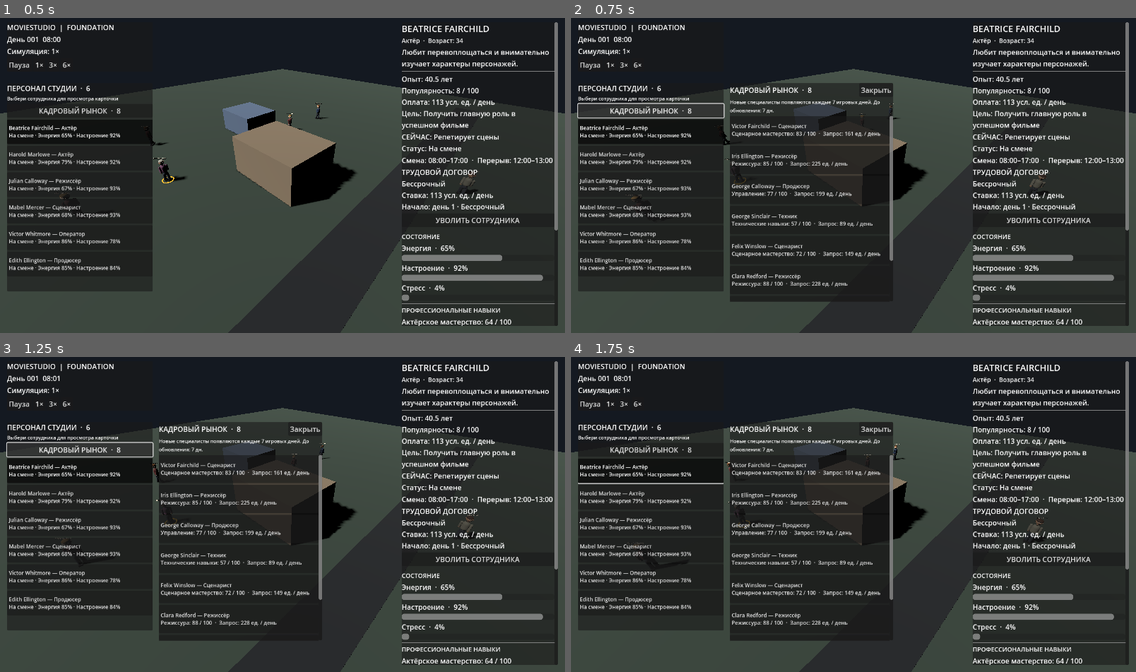
Above: before the commit, frames 1-4 (two rows, left to right).
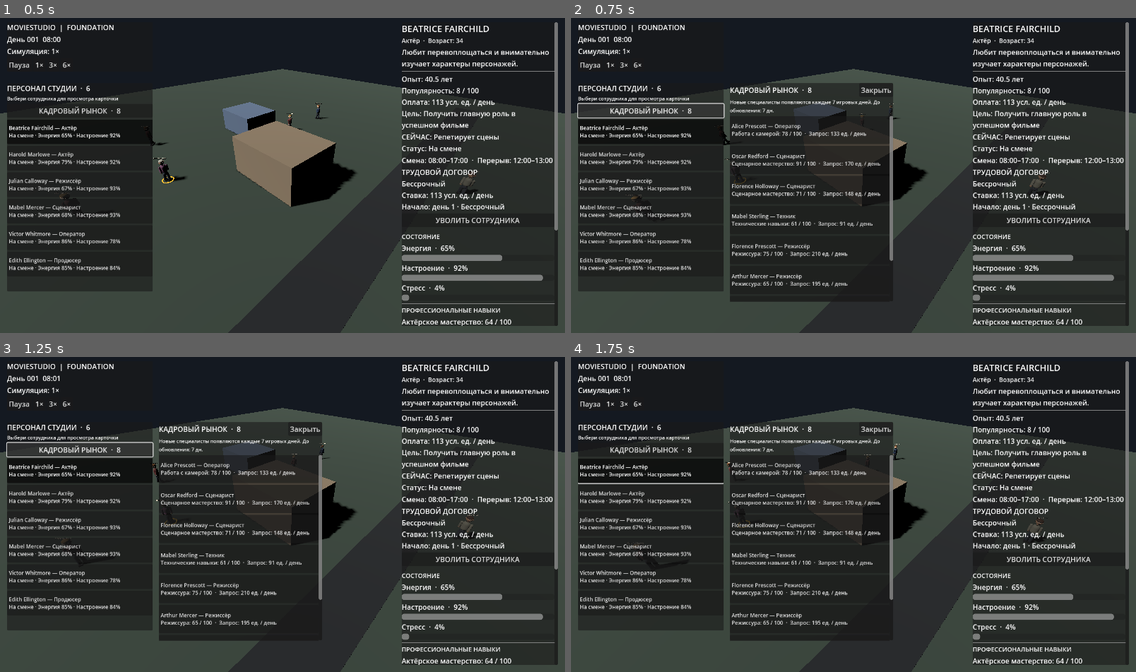
Above: after the commit, the same moments.

Repository: Teft3lb/MovieStudio
Game: Godot game, scene res://scenes/main.tscn
Two runs of this game, one before a commit and one after it. Both use one fixed random seed, a clock stepped at 60 frames per second and the inputs below.
Inputs:
- Up to frame 1 (0.5 s): no input
- Up to frame 2 (0.75 s): click "КАДРОВЫЙ РЫНОК · 8" at 0.5 s
- Up to frame 3 (1.25 s): no input
- Up to frame 4 (1.75 s): click "Beatrice Fairchild — Актёр На…" at 1.25 s

Frame 1 is identical in both runs. In frame 2, 1.6% of the frame differs, in the area x 28-55%, y 33-85%; in frame 3, 1.6%; in frame 4, 1.6%.

Commit message:
fix: separate deterministic market seed from starting roster seed

Diff:
--- a/scripts/presentation/characters/character_manager.gd
+++ b/scripts/presentation/characters/character_manager.gd
@@ -124,7 +124,7 @@
 		"initialize",
 		employees,
 		int(_game_clock.current_day),
-		20261104,
+		20261104 + 104729,
 		8
 	)
 	market_candidates = _employment_system.market_candidates
